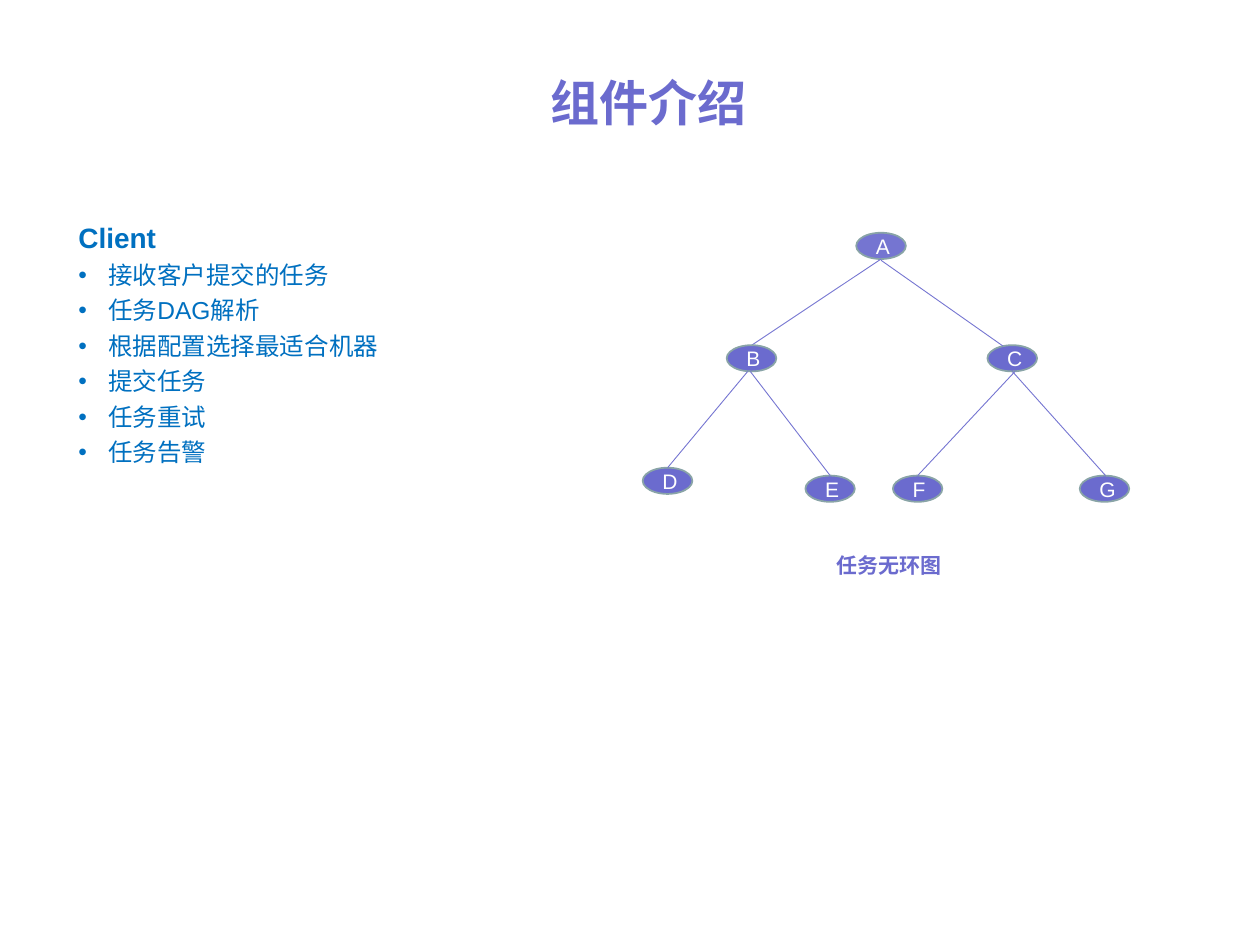
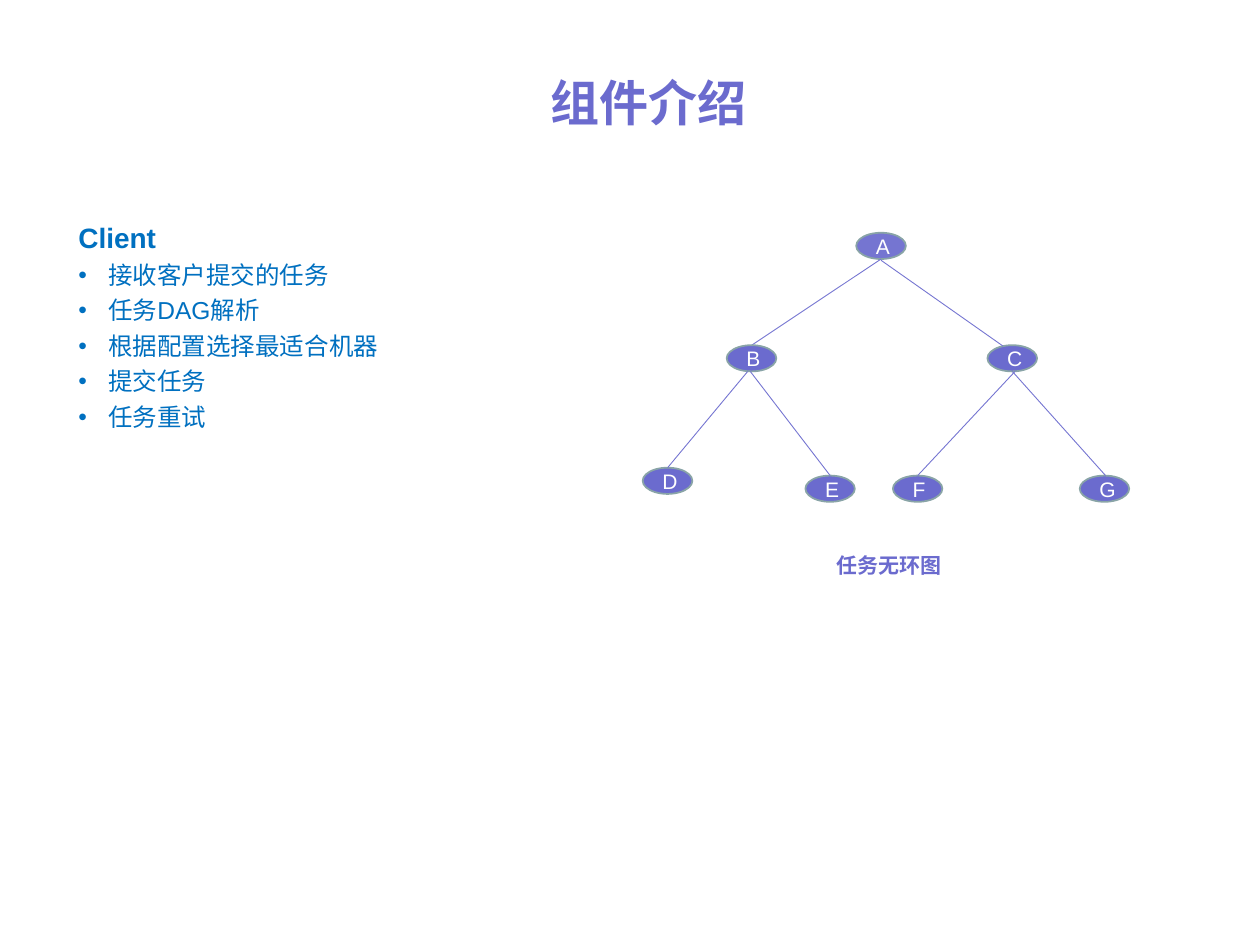
Before and after one commit to ylpu/distribute-scheduler, a slide deck: slide 6 of files/dis-scheduler.ppt. Drawn at 1260x945 pixels with LibreOffice and Linux fonts; fonts in the diff are those of the drawing. Boxes give left, top, right and bottom in pixels: in the first picture for what was removed or moved away, otherwise in the second. Text is boxed around its words. In the diff, an @@ line names an element or a change of style, - is before the commit and + after.

```diff
--- a/files/dis-scheduler.ppt
+++ b/files/dis-scheduler.ppt
@@ text at [108,440,206,464]: paragraph removed @@
-• 任务告警
```
Also in this commit, not shown: 2 other slides changed, 15 other files.
